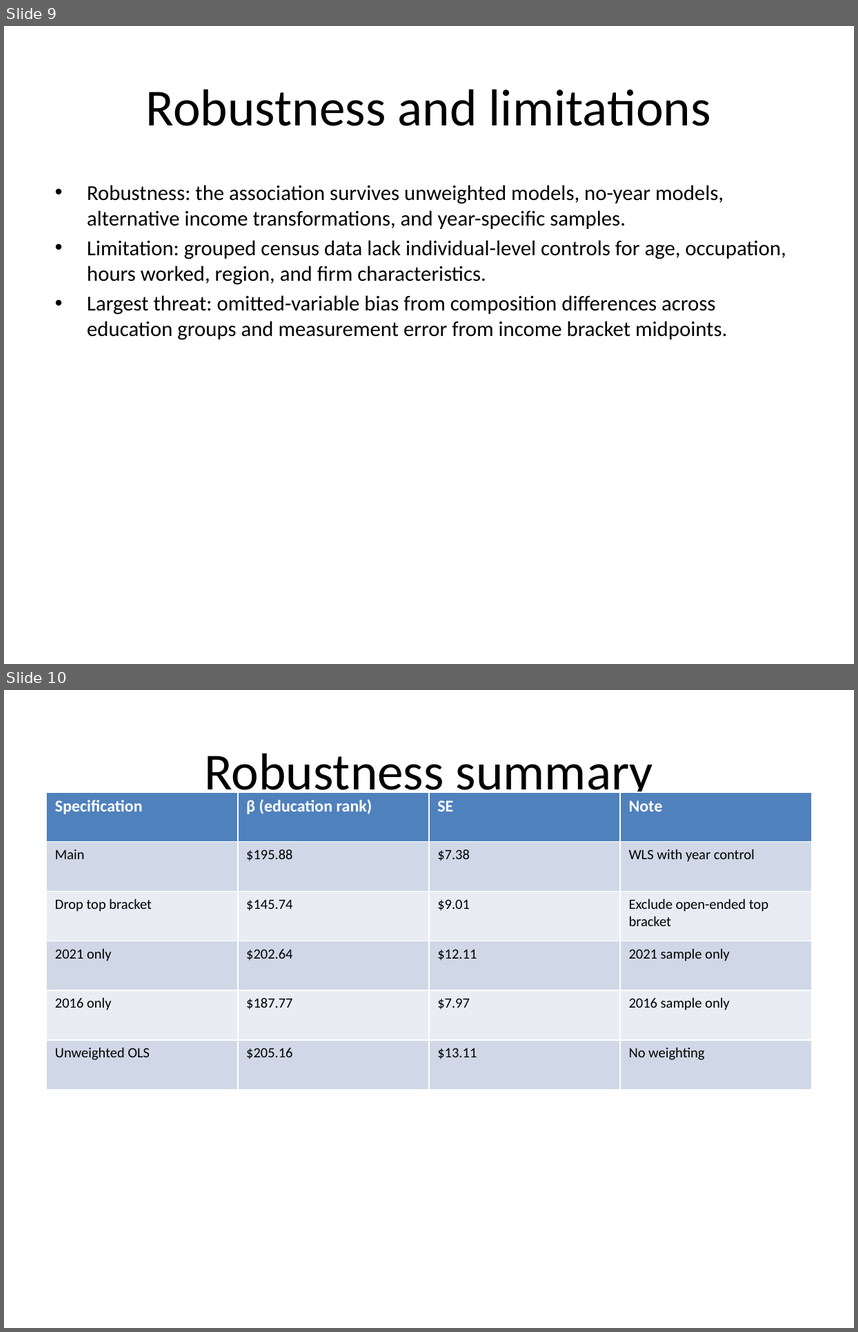
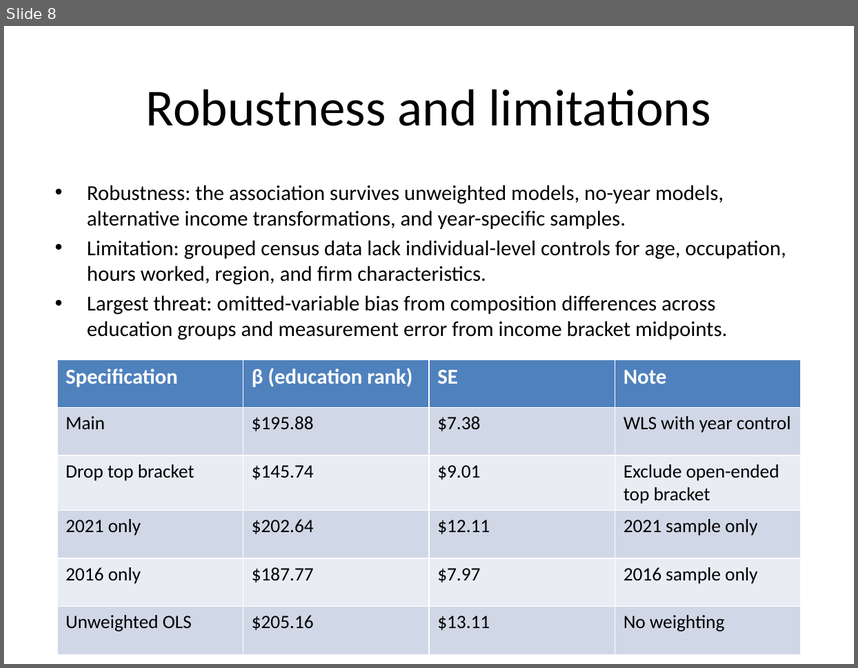
Before and after one commit to glew0008/ecc3479-project, a slide deck: slides/Education_and_Income_Presentation_cleaned.pptx. Shown one above the other, each under a label of ours: slides 9 and 10 before the commit, slide 8 after it. The pictures are 858x1332 and 858x668 pixels, drawn with LibreOffice and Linux fonts; fonts in the diff are those of the drawing. Boxes give left, top, right and bottom in pixels: in the first picture for what was removed or moved away, otherwise in the second. Text is boxed around its words. In the diff, an @@ line names an element or a change of style, - is before the commit and + after.

```diff
--- a/slides/Education_and_Income_Presentation_cleaned.pptx
+++ b/slides/Education_and_Income_Presentation_cleaned.pptx
@@ slide 10 removed at <box>4,690,854,1328</box>, background #FFFFFF @@
@@ title removed at <box>204,753,653,801</box> @@
-Robustness summary
@@ table removed at <box>47,792,811,1090</box>, 6 rows, 4 columns @@
-Specification | β (education rank) | SE | Note
-Main | $195.88 | $7.38 | WLS with year control
-Drop top bracket | $145.74 | $9.01 | Exclude open-ended top bracket
-2021 only | $202.64 | $12.11 | 2021 sample only
-2016 only | $187.77 | $7.97 | 2016 sample only
-Unweighted OLS | $205.16 | $13.11 | No weighting
@@ what was slide 9 is now slide 8 @@
@@ slide 8 changed as well @@
@@ table added at <box>56,359,802,653</box>, 6 rows, 4 columns @@
+Specification | β (education rank) | SE | Note
+Main | $195.88 | $7.38 | WLS with year control
+Drop top bracket | $145.74 | $9.01 | Exclude open-ended top bracket
+2021 only | $202.64 | $12.11 | 2021 sample only
+2016 only | $187.77 | $7.97 | 2016 sample only
+Unweighted OLS | $205.16 | $13.11 | No weighting
```
Also in this commit, not shown: 7 other slides changed, 1 slide added, 2 other slides removed.
